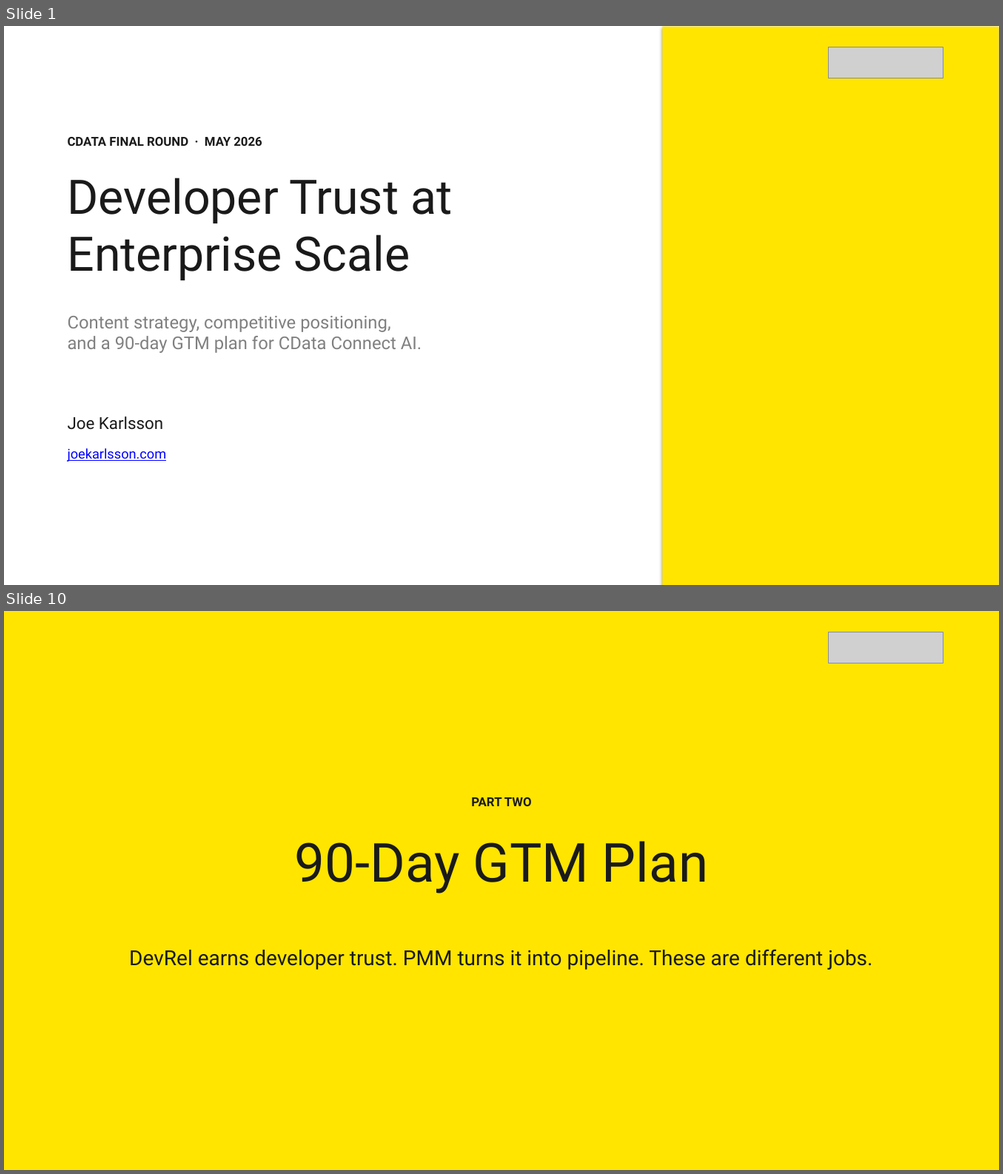
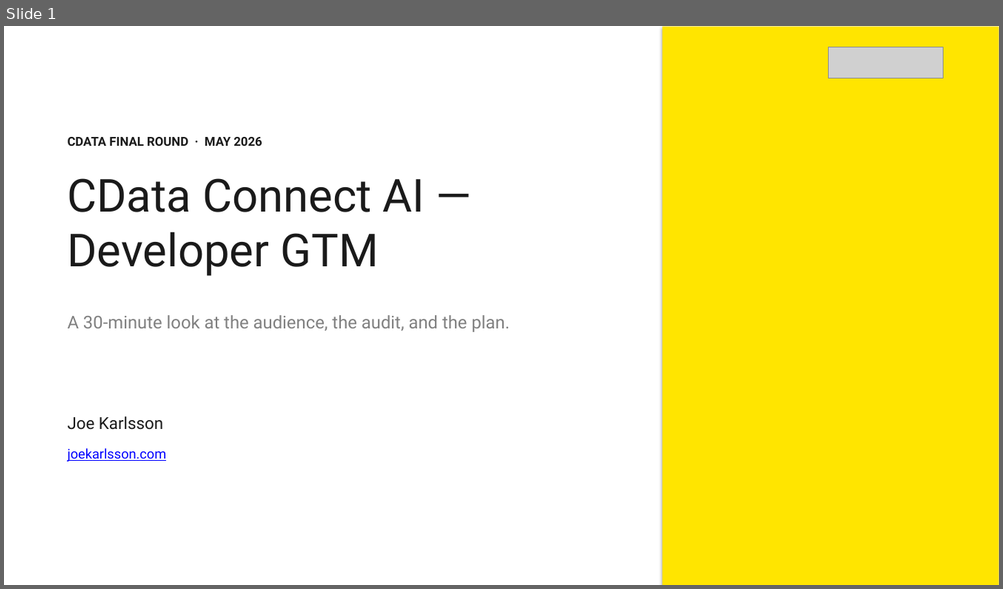
Before and after one commit to JoeKarlsson/connect-ai-agent-demo, a slide deck: presentation/cdata-interview.pptx. Shown one above the other, each under a label of ours: slides 1 and 10 before the commit, slide 1 after it; the slides between them are not shown. The pictures are 1003x1174 and 1003x589 pixels, drawn with LibreOffice and Linux fonts; fonts in the diff are those of the drawing; grey boxes stand for pictures. Boxes give left, top, right and bottom in pixels: in the first picture for what was removed or moved away, otherwise in the second. Text is boxed around its words. In the diff, an @@ line names an element or a change of style, - is before the commit and + after.

```diff
--- a/presentation/cdata-interview.pptx
+++ b/presentation/cdata-interview.pptx
@@ slide 10 removed at (4, 611, 999, 1170), background #FFE500 @@
@@ picture removed at (828, 632, 943, 664) @@
@@ text removed at (471, 797, 532, 806) @@
-PART TWO
@@ text removed at (295, 841, 708, 894) @@
-90-Day GTM Plan
@@ text removed at (129, 949, 872, 970) @@
-DevRel earns developer trust. PMM turns it into pipeline. These are different jobs.
@@ slide 1 changed as well @@
@@ text at (68, 178, 425, 276): text changed; size 46 to 44 pt @@
-Developer Trust at Enterprise Scale
+CData Connect AI — Developer GTM
@@ text at (68, 315, 510, 332): text changed @@
-Content strategy, competitive positioning,
-and a 90-day GTM plan for CData Connect AI.
+A 30-minute look at the audience, the audit, and the plan.
```
Also in this commit, not shown: 1 other slide changed, 43 slides added, 17 other slides removed, 8 other files.
